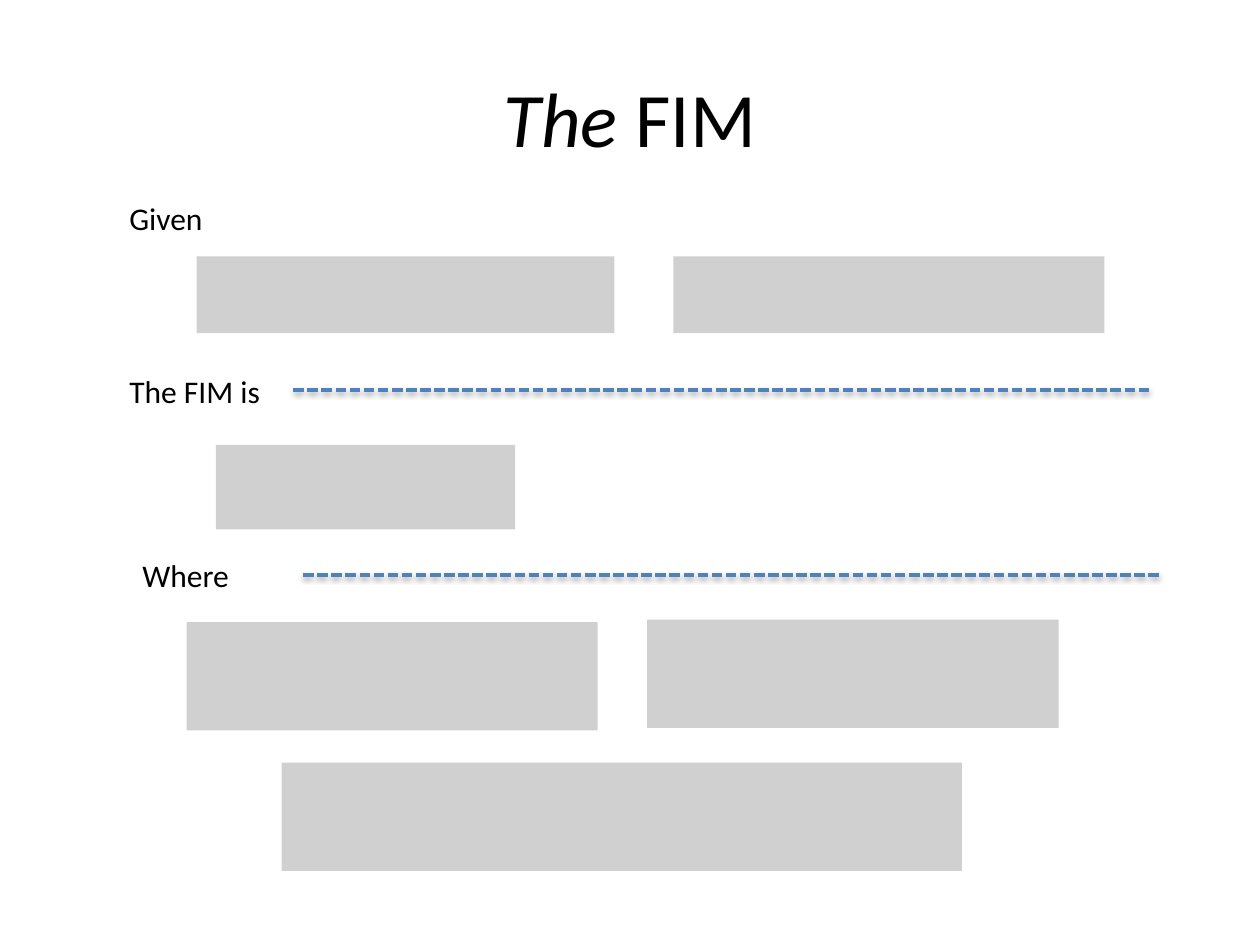
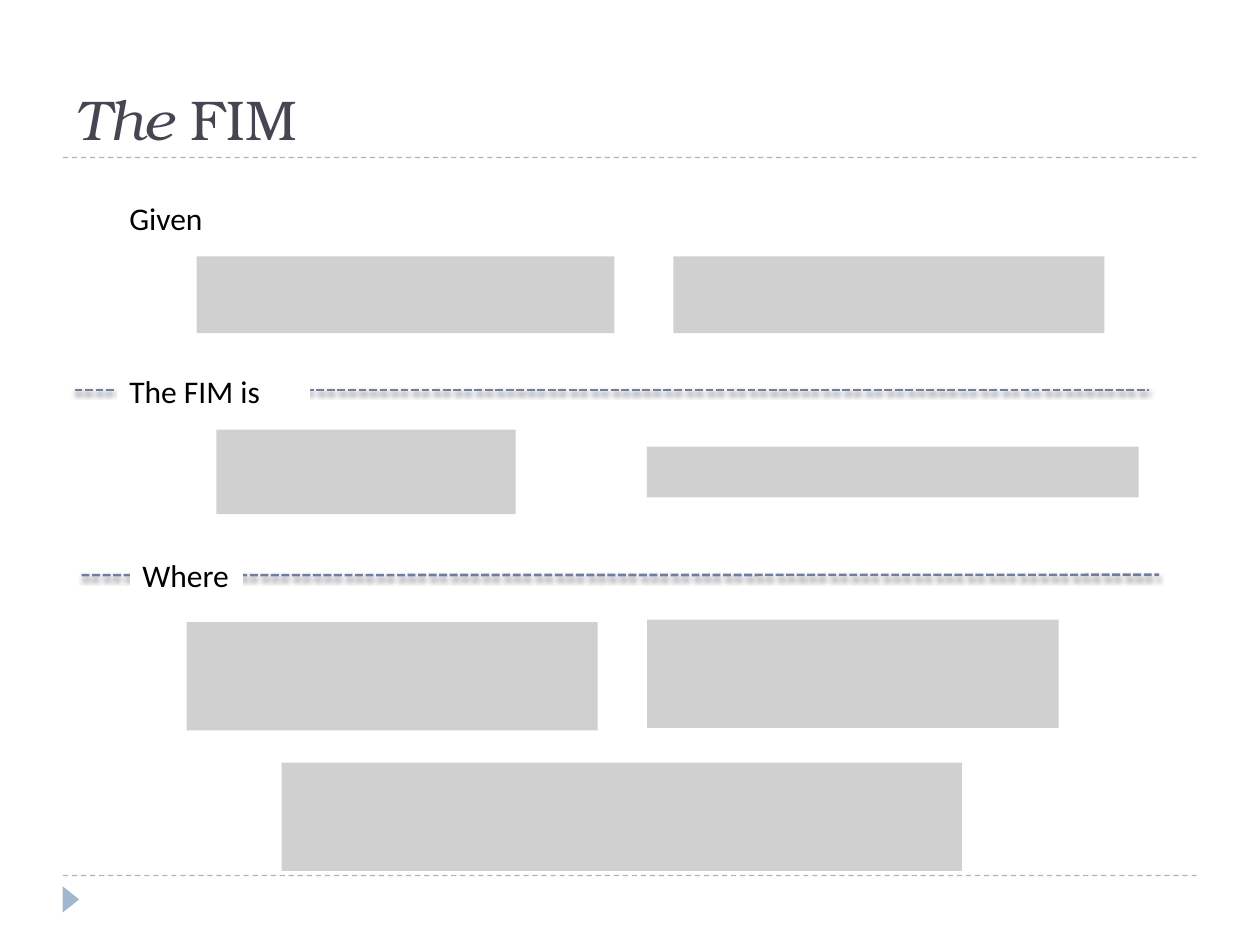
Before and after one commit to josh-gleason/CS679, a slide deck: slide 12 of Presentation/CS679Presentation2.pptx. Drawn at 1260x945 pixels with LibreOffice and Linux fonts; fonts in the diff are those of the drawing; grey boxes stand for pictures. Boxes give left, top, right and bottom in pixels: in the first picture for what was removed or moved away, otherwise in the second. Text is boxed around its words. In the diff, an @@ line names an element or a change of style, - is before the commit and + after.

```diff
--- a/Presentation/CS679Presentation2.pptx
+++ b/Presentation/CS679Presentation2.pptx
@@ title "The FIM" at [75,100,297,141]: size 44 to 32 pt, font Calibri to TeX Gyre Bonum, text colour #000000 to #464653; alignment centre to left; vertical alignment middle to bottom @@
@@ line added from (63, 158) to (1197, 158), #9FB8CD 0.75 pt dashed @@
@@ line moved from (294, 389) - (1149, 389) to (74, 389) - (1149, 389) @@
@@ line (74, 389) - (1149, 389): stroke #4F81BD 2 pt dashed to #727CA3 1.5 pt dashed @@
@@ picture: place and size @@
-picture at [215,445,515,529]
+picture at [217,430,517,514]
@@ picture added at [648,446,1139,496] @@
@@ line moved from (304, 575) - (1159, 575) to (82, 576) - (1159, 575) @@
@@ line (82, 576) - (1159, 575): stroke #4F81BD 2 pt dashed to #727CA3 1.5 pt dashed @@
@@ line added from (63, 876) to (1197, 876), #9FB8CD 0.75 pt dashed @@
@@ triangle added at [63,886,79,912], fill #9FB8CD @@
```
Also in this commit, not shown: 12 other slides changed, 1 slide added, 1 slide removed.
